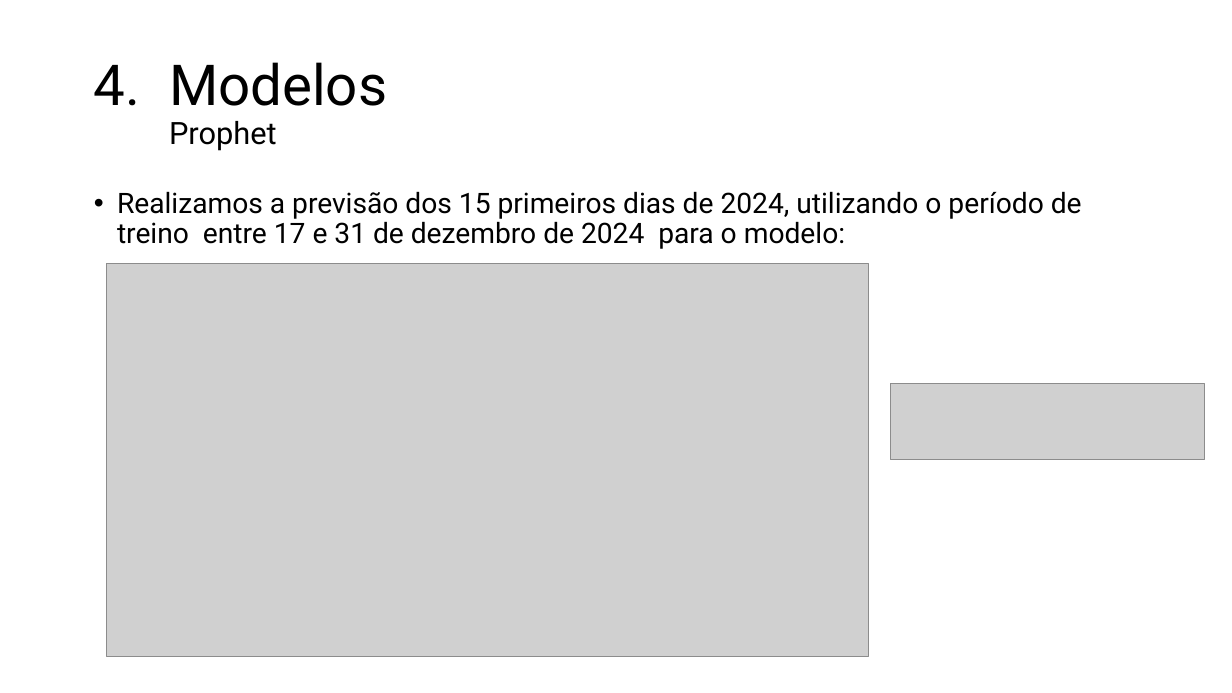
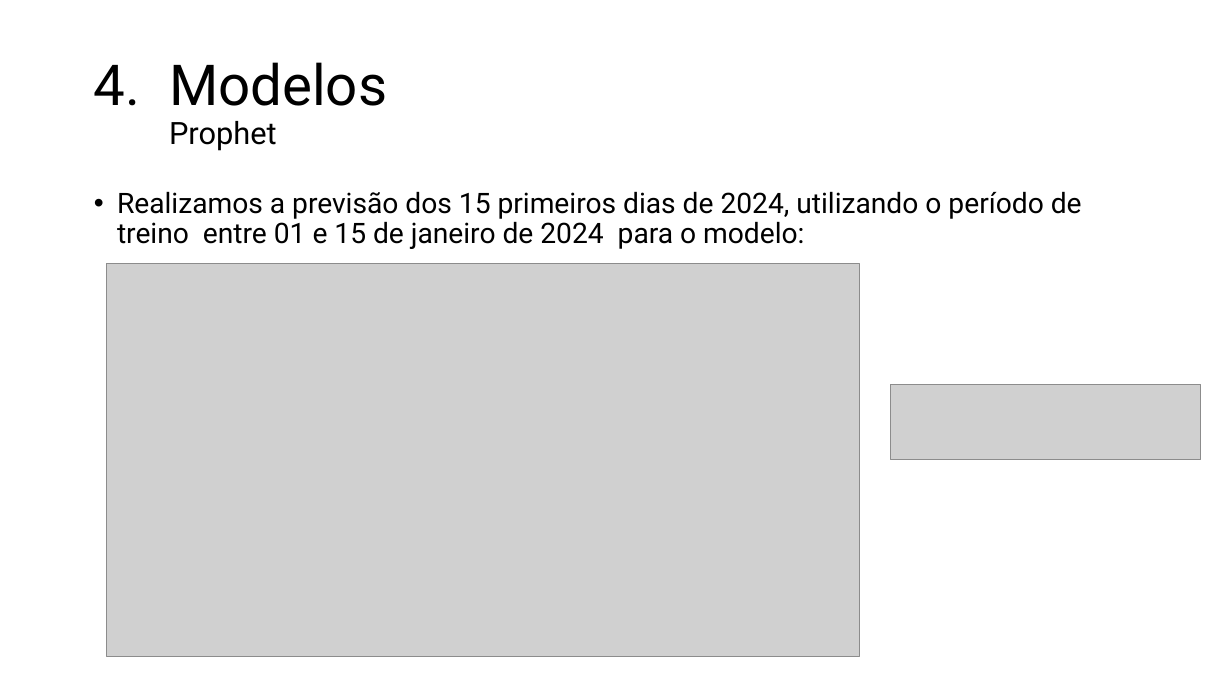
Before and after one commit to jdlmauricio/techalleg_fase_2, a slide deck: slide 17 of Tech Challenge 2.pptx. Drawn at 1232x693 pixels with LibreOffice and Linux fonts; fonts in the diff are those of the drawing; grey boxes stand for pictures; background and template pictures are left out. Boxes give left, top, right and bottom in pixels: in the first picture for what was removed or moved away, otherwise in the second. Text is boxed around its words. In the diff, an @@ line names an element or a change of style, - is before the commit and + after.

```diff
--- a/Tech Challenge 2.pptx
+++ b/Tech Challenge 2.pptx
@@ text at box(117, 191, 1082, 249): text changed @@
-• Realizamos a previsão dos 15 primeiros dias de 2024, utilizando o período de treino entre 17 e 31 de dezembro de 2024 para o modelo:
+• Realizamos a previsão dos 15 primeiros dias de 2024, utilizando o período de treino entre 01 e 15 de janeiro de 2024 para o modelo:
@@ picture: place and size @@
-picture at box(107, 263, 869, 656)
+picture at box(107, 263, 860, 656)
```
Also in this commit, not shown: 2 other slides changed.
